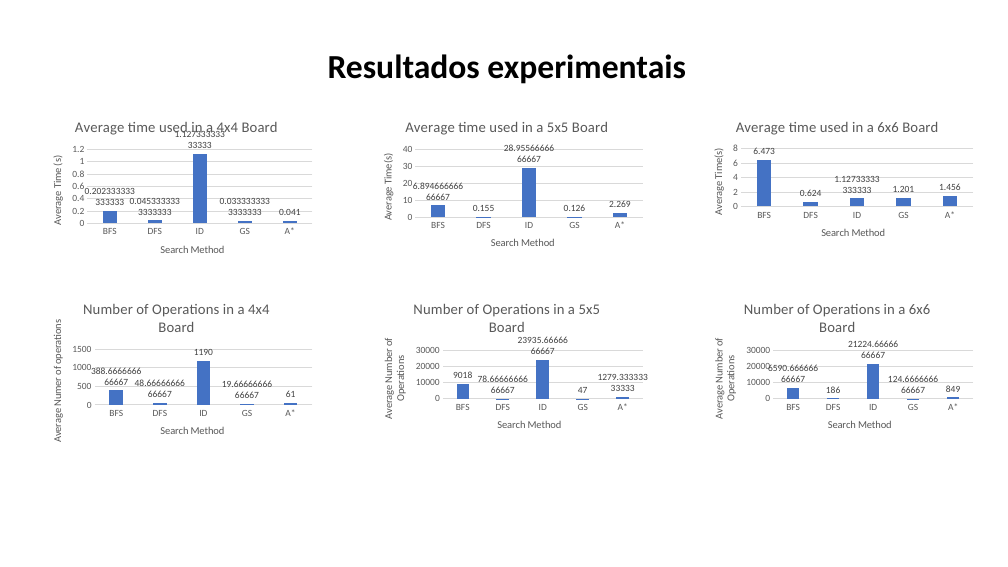
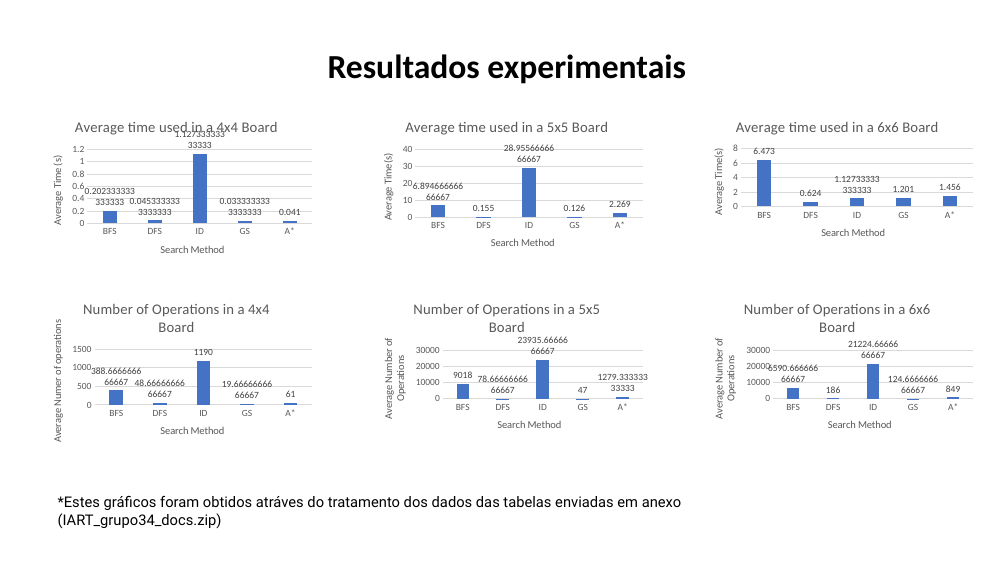
Before and after one commit to CoDyPhin/FEUP-IART, a slide deck: slide 8 of Apresentacao.pptx. Drawn at 1008x567 pixels with LibreOffice and Linux fonts; fonts in the diff are those of the drawing. Boxes give left, top, right and bottom in pixels: in the first picture for what was removed or moved away, otherwise in the second. Text is boxed around its words. In the diff, an @@ line names an element or a change of style, - is before the commit and + after.

```diff
--- a/Apresentacao.pptx
+++ b/Apresentacao.pptx
@@ text added at (58, 496, 681, 528), 14 pt, text #000000 @@
+*Estes gráficos foram obtidos atráves do tratamento dos dados das tabelas enviadas em anexo (IART_grupo34_docs.zip)
```
Also in this commit, not shown: 5 other slides changed.
